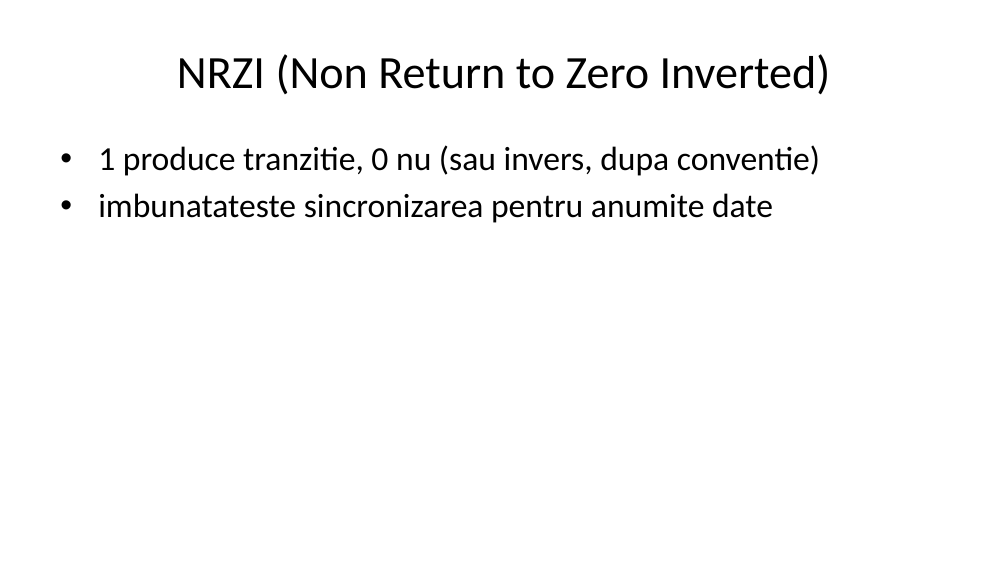
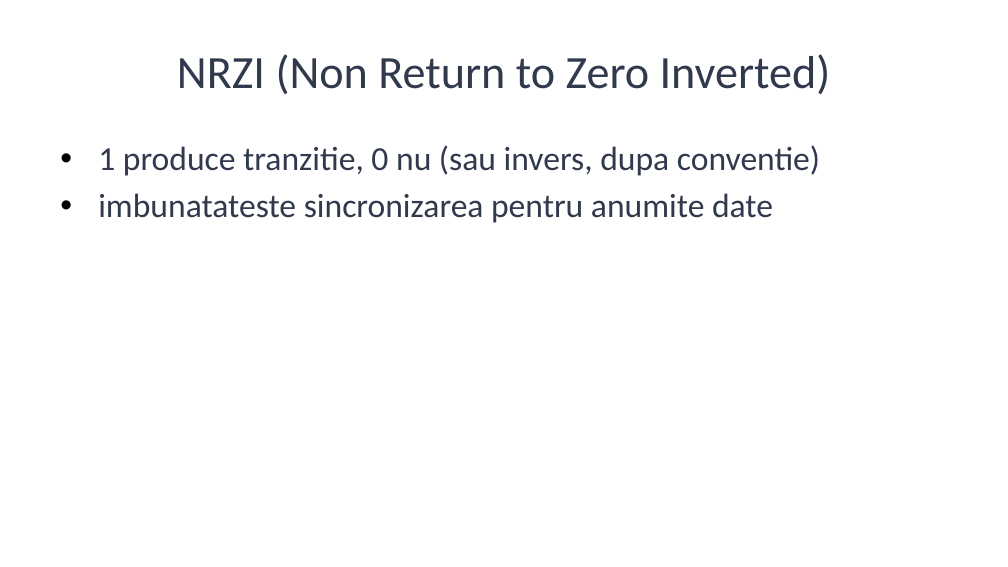
Before and after one commit to hypothetical-andrei/compnet-live-2026, a slide deck: slide 10 of c4/c4-fizic-si-legatura-de-date.pptx. Drawn at 1008x567 pixels with LibreOffice and Linux fonts; fonts in the diff are those of the drawing. Boxes give left, top, right and bottom in pixels: in the first picture for what was removed or moved away, otherwise in the second. Text is boxed around its words. In the diff, an @@ line names an element or a change of style, - is before the commit and + after.

```diff
--- a/c4/c4-fizic-si-legatura-de-date.pptx
+++ b/c4/c4-fizic-si-legatura-de-date.pptx
@@ title "NRZI (Non Return to Zero ..." at (177, 54, 831, 94): text colour #000000 to #31394D @@
@@ text "1 produce tranzitie, 0 nu ..." at (98, 145, 820, 223): text colour #000000 to #31394D; less space between paragraphs; more space between paragraphs @@
```
Also in this commit, not shown: 36 other slides changed, 45 other files.
